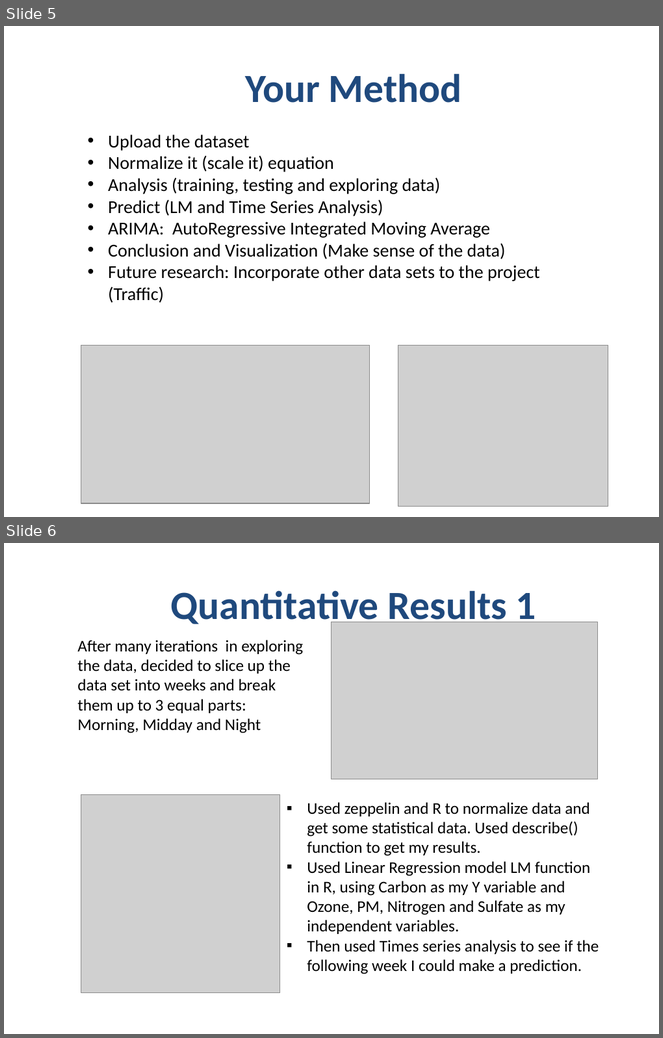
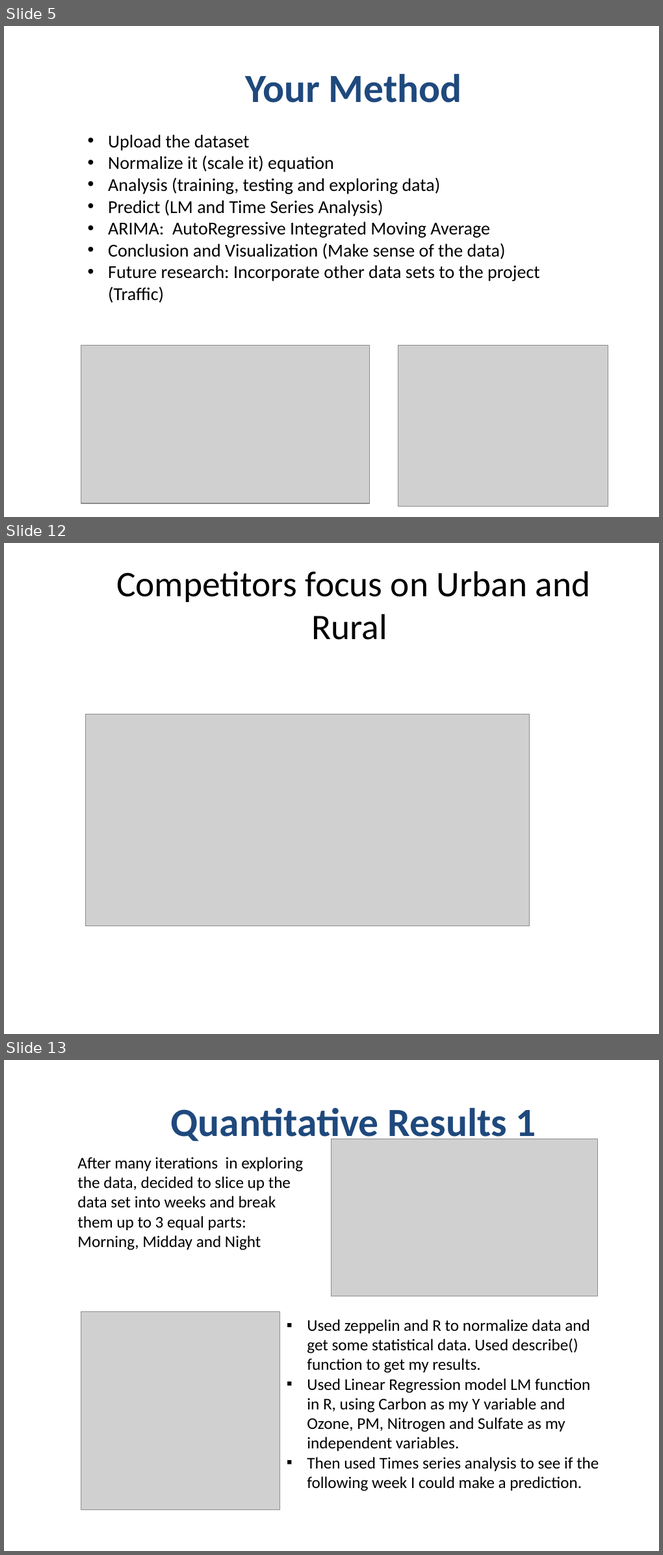
Before and after one commit to gleigh17/DS17, a slide deck: Geoffrey Leigh_CapstonePresentation.pptx. Shown one above the other, each under a label of ours: slides 5 and 6 before the commit, slides 5, 12 and 13 after it; the slides between them are not shown. The pictures are 663x1038 and 663x1555 pixels, drawn with LibreOffice and Linux fonts; fonts in the diff are those of the drawing; grey boxes stand for pictures; background and template pictures are left out. Boxes give left, top, right and bottom in pixels: in the first picture for what was removed or moved away, otherwise in the second. Text is boxed around its words. In the diff, an @@ line names an element or a change of style, - is before the commit and + after.

```diff
--- a/Geoffrey Leigh_CapstonePresentation.pptx
+++ b/Geoffrey Leigh_CapstonePresentation.pptx
@@ slide 12 added at (4, 543, 659, 1034), background #FFFFFF @@
@@ title added at (116, 571, 591, 640), 39.6 pt, text #000000 @@
+Competitors focus on Urban and Rural
@@ picture added at (85, 715, 529, 927) @@
@@ what was slide 6 is now slide 13 @@
```
Also in this commit, not shown: 9 other slides added.
